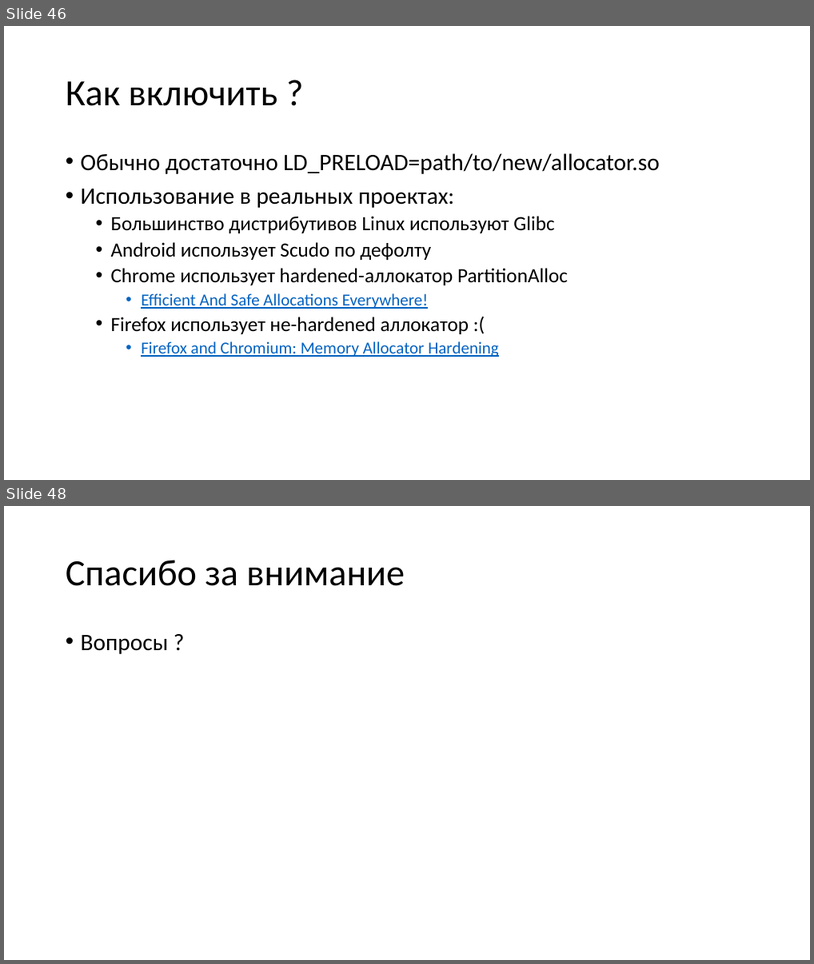
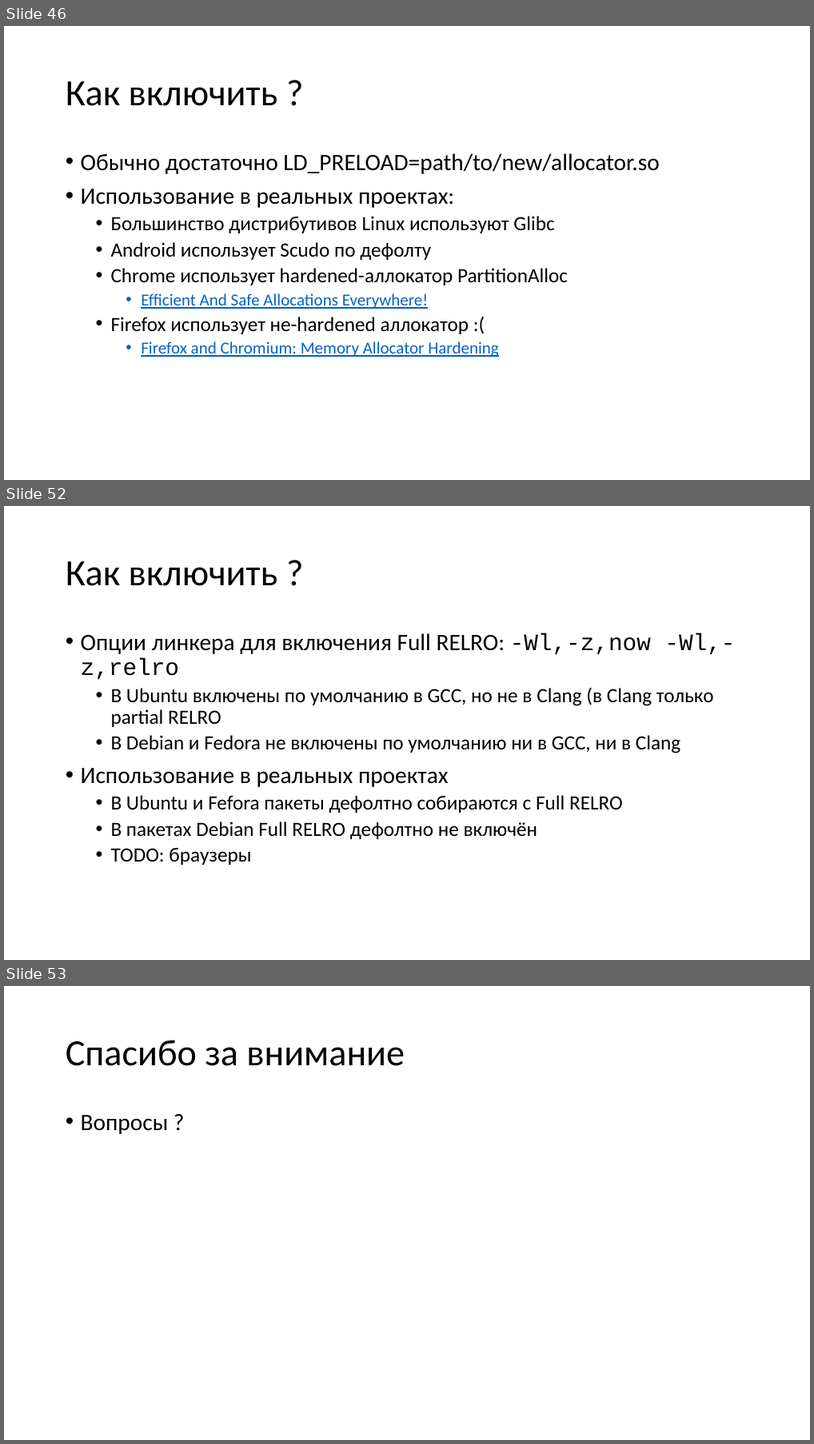
Before and after one commit to yugr/slides, a slide deck: CppZeroCost/2025/RU.pptx. Shown one above the other, each under a label of ours: slides 46 and 48 before the commit, slides 46, 52 and 53 after it; the slides between them are not shown. The pictures are 814x964 and 814x1444 pixels, drawn with LibreOffice and Linux fonts; fonts in the diff are those of the drawing. Boxes give left, top, right and bottom in pixels: in the first picture for what was removed or moved away, otherwise in the second. Text is boxed around its words. In the diff, an @@ line names an element or a change of style, - is before the commit and + after.

Commit message:
Added slides for RELRO.

```diff
--- a/CppZeroCost/2025/RU.pptx
+++ b/CppZeroCost/2025/RU.pptx
@@ slide 52 added at box(4, 506, 810, 960), background #FFFFFF @@
@@ title added at box(66, 561, 278, 586), 44 pt, text #000000 @@
+Как включить ?
@@ text added at box(81, 633, 735, 864), 24 pt, text #000000 @@
+• Опции линкера для включения Full RELRO: -Wl,-z,now -Wl,-z,relro
+  • В Ubuntu включены по умолчанию в GCC, но не в Clang (в Clang только partial RELRO
+  • В Debian и Fedora не включены по умолчанию ни в GCC, ни в Clang
+• Использование в реальных проектах
+  • В Ubuntu и Fefora пакеты дефолтно собираются с Full RELRO
+  • В пакетах Debian Full RELRO дефолтно не включён
+  • TODO: браузеры
@@ what was slide 48 is now slide 53 @@
```
Also in this commit, not shown: 2 slides changed, 4 other slides added, 1 other file.
